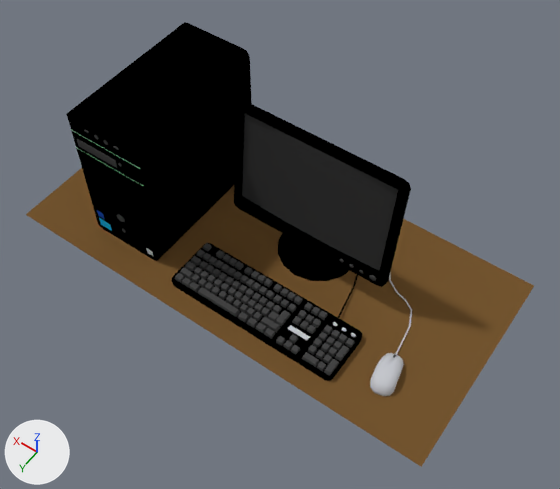
Two versions of the Blender file needsthtoeat/CustomAssets/Room Asset/Room1/PC/PC.blend, one commit apart.
The view is the same before and after, from a 50 mm camera at (-3.95, 4.76, 7.83) aimed at (-0.69, 0.19, 0.65). Lighting does not change. The marker at lower left points along +X, +Y and +Z.
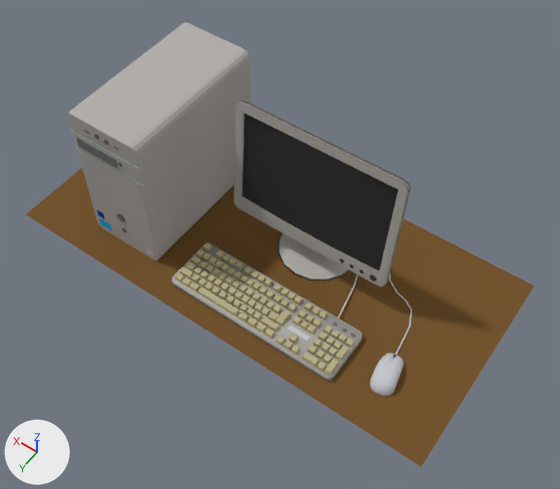
Edits to the bpy script that builds the scene:
```text
Change mat_greykeyboard:
    mat_greykeyboard.base_color: (0.0607, 0.0607, 0.0607) -> (0.497, 0.445, 0.252)  # dark grey #464646 -> beige #bbb289
Add mat_whitepc:
    mat_whitepc = diffuse_material('WhitePC')
    mat_whitepc.base_color = (0.458, 0.436, 0.41)  # grey #b4b0ac
Change me_cube:
    where me_cube.from_pydata(...)  # 34 vertices, 24 faces; spans x -1.0..1.0, y -1.0..1.0, z -1.0..1.0
    remove me_cube.materials.append(mat_blackpc)  # black #000000
    add me_cube.materials.append(mat_whitepc)  # grey #b4b0ac
Change me_cylinder_002:
    where me_cylinder_002.from_pydata(...)  # 48 vertices, 34 faces; spans x -0.08..0.08, y -0.08..0.08, z -0.027..0.015
    remove me_cylinder_002.materials.append(mat_blackpc)  # black #000000
    add me_cylinder_002.materials.append(mat_whitepc)  # grey #b4b0ac
Change me_cube_004:
    where me_cube_004.from_pydata(...)  # 80 vertices, 42 faces; spans x -0.52..0.52, y -1.0..1.0, z -1.0..1.0
    remove me_cube_004.materials.append(mat_blackpc)  # black #000000
    add me_cube_004.materials.append(mat_whitepc)  # grey #b4b0ac
Change me_cube_015:
    where me_cube_015.from_pydata(...)  # 24 vertices, 14 faces; spans x -1.17..1.17, y -0.05..0.05, z -0.36..0.36
    remove me_cube_015.materials.append(mat_blackkeyboard)  # black #000000
    add me_cube_015.materials.append(mat_whitepc)  # grey #b4b0ac
```

Location of each change, [x1, y1, x2, y2] in pixels of the pictures (560 x 489 px):
'Cube.004', recoloured (black to grey)
    both: [66, 22, 252, 261]
'Cube.015', recoloured (black to beige)
    both: [175, 243, 355, 376]
'Cube', recoloured (black to grey)
    both: [234, 101, 411, 287]
'Cube.002', recoloured (black to grey)
    both: [172, 243, 362, 381]
'Cylinder', recoloured (black to grey)
    both: [278, 233, 350, 281]
